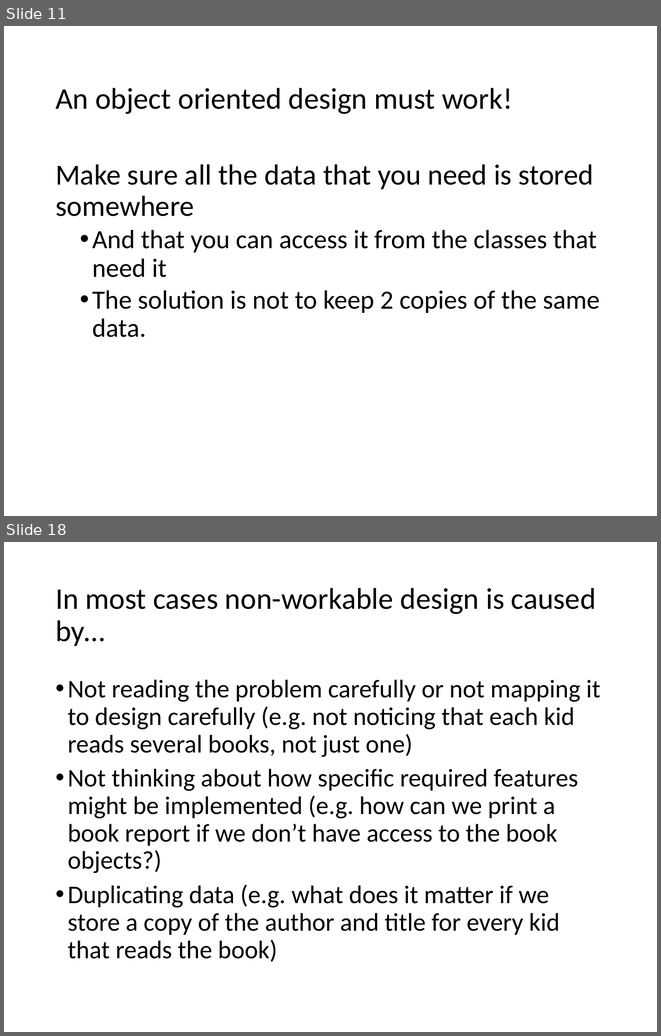
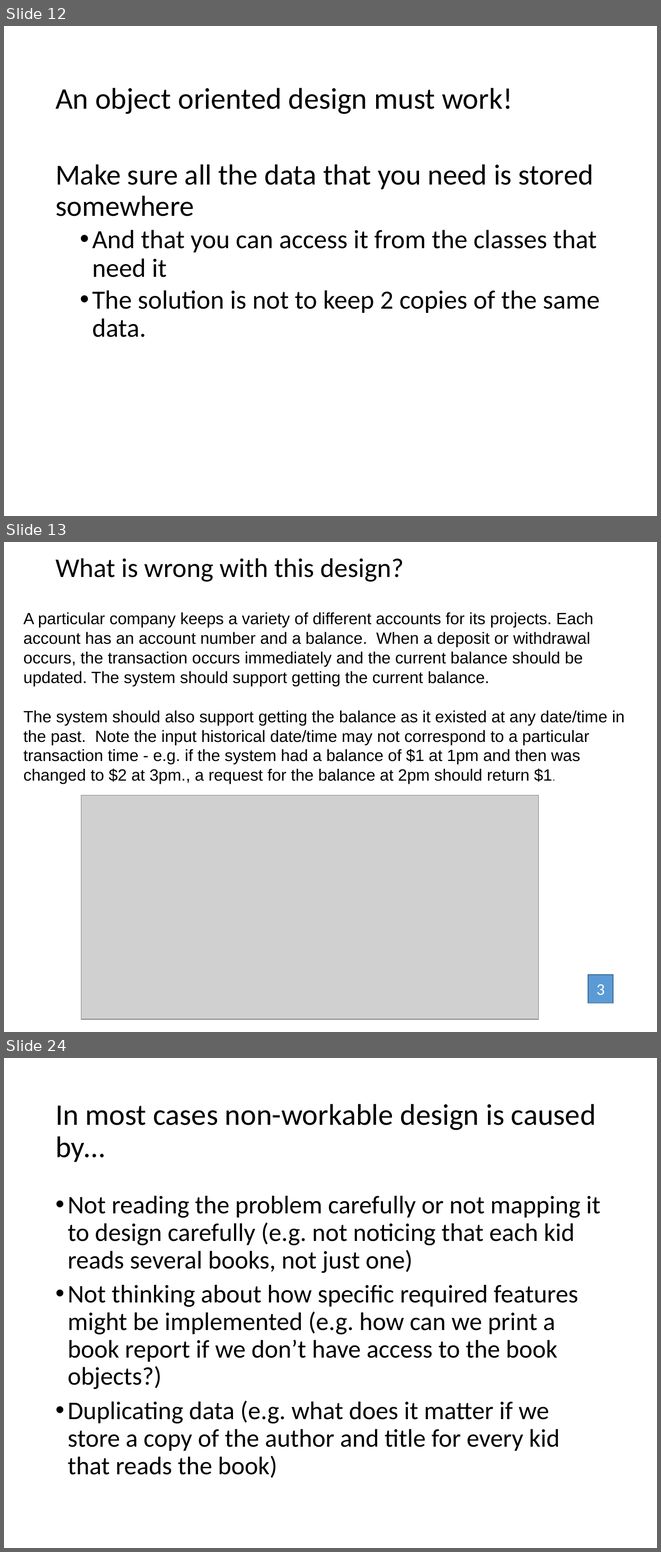
Before and after one commit to RHIT-CSSE/csse220, a slide deck: ClassMaterials/SETechniques/Slides/SoftwareEngineeringTechniques.pptx. Shown one above the other, each under a label of ours: slides 11 and 18 before the commit, slides 12, 13 and 24 after it; the slides between them are not shown. The pictures are 661x1036 and 661x1552 pixels, drawn with LibreOffice and Linux fonts; fonts in the diff are those of the drawing; grey boxes stand for pictures. Boxes give left, top, right and bottom in pixels: in the first picture for what was removed or moved away, otherwise in the second. Text is boxed around its words. In the diff, an @@ line names an element or a change of style, - is before the commit and + after.

Commit message:
revisions for first design lecture

```diff
--- a/ClassMaterials/SETechniques/Slides/SoftwareEngineeringTechniques.pptx
+++ b/ClassMaterials/SETechniques/Slides/SoftwareEngineeringTechniques.pptx
@@ slide 13 added at box(4, 542, 657, 1032), background #FFFFFF @@
@@ title added at box(55, 558, 404, 582), 29.7 pt, text #000000 @@
+What is wrong with this design?
@@ text added at box(24, 612, 625, 784), 18 pt, text #000000 @@
+A particular company keeps a variety of different accounts for its projects. Each account has an account number and a balance. When a deposit or withdrawal occurs, the transaction occurs immediately and the current balance should be updated. The system should support getting the current balance.
+The system should also support getting the balance as it existed at any date/time in the past. Note the input historical date/time may not correspond to a particular transaction time - e.g. if the system had a balance of $1 at 1pm and then was changed to $2 at 3pm., a request for the balance at 2pm should return $1.
@@ picture added at box(81, 795, 539, 1020) @@
@@ rectangle added at box(588, 974, 612, 1003), fill #5B9BD5, outline #43739E 1 pt, 18 pt, text #FFFFFF @@
+3
@@ what was slide 11 is now slide 12 @@
@@ what was slide 18 is now slide 24 @@
```
Also in this commit, not shown: 8 slides changed, 8 other slides added, 6 slides removed.
